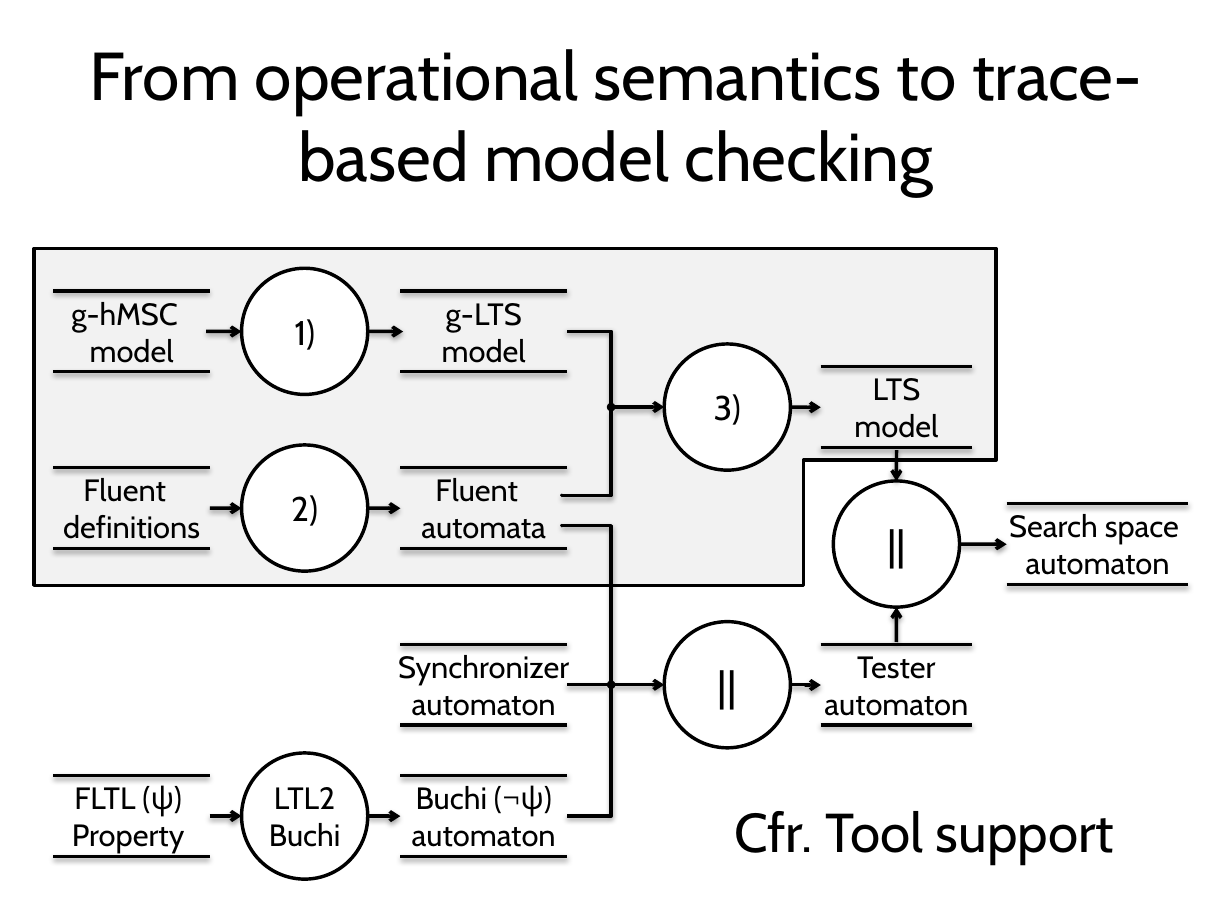
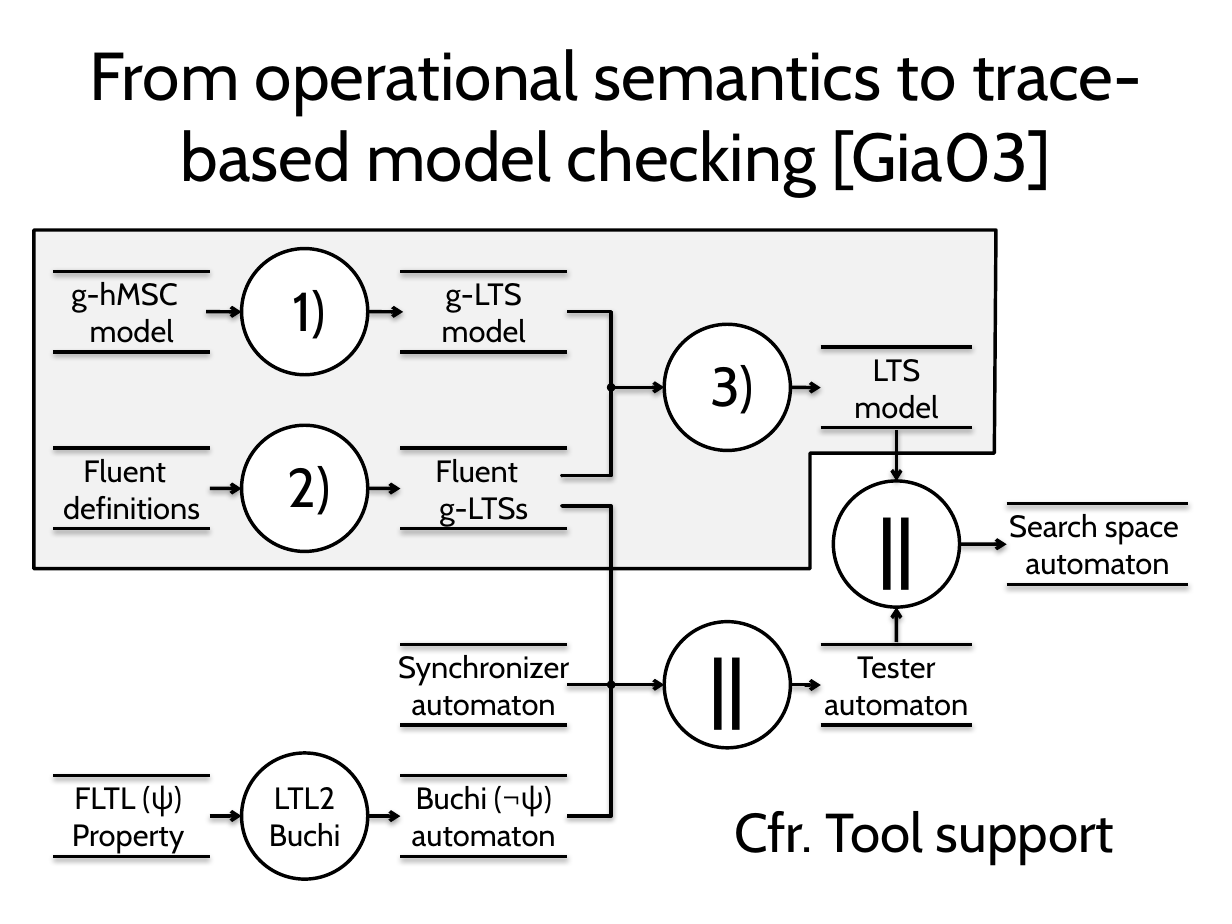
Before and after one commit to blambeau/phd, a slide deck: slide 33 of private-defense/slides.pptx (slide 30 before the commit). Drawn at 1232x924 pixels with LibreOffice and Linux fonts; fonts in the diff are those of the drawing. Boxes give left, top, right and bottom in pixels: in the first picture for what was removed or moved away, otherwise in the second. Text is boxed around its words. In the diff, an @@ line names an element or a change of style, - is before the commit and + after.

```diff
--- a/private-defense/slides.pptx
+++ b/private-defense/slides.pptx
@@ title at bbox=[90, 49, 1142, 196]: text changed @@
-From operational semantics to trace-based model checking
+From operational semantics to trace-based model checking [Gia03]
@@ size 20 to 32 pt in 3 elements at bbox=[241, 249, 367, 375], bbox=[241, 425, 367, 551], bbox=[664, 324, 790, 450] @@
@@ 10 lines, 6 ellipses, 5 texts, 5 arrows, 2 elbow lines, 1 freeform shape, 1 elbow arrow: place and size @@
-10 lines, 6 ellipses, 5 texts, 5 arrows, 2 elbow lines, 1 freeform shape, 1 elbow arrow at bbox=[34, 249, 997, 585]
+10 lines, 6 ellipses, 5 texts, 5 arrows, 2 elbow lines, 1 freeform shape, 1 elbow arrow at bbox=[34, 230, 997, 569]
@@ arrow moved from (897, 450) - (897, 480) to (897, 430) - (897, 480) @@
@@ text at bbox=[439, 497, 528, 525]: text changed @@
-automata
+g-LTSs
@@ elbow line moved from (562, 526) - (611, 683) to (562, 506) - (611, 683) @@
@@ ellipse "||" at bbox=[833, 480, 958, 606]: size 24 to 44 pt, bold on @@
@@ ellipse "||" at bbox=[664, 622, 790, 748]: size 24 to 44 pt, bold on @@
```
Also in this commit, not shown: 12 other slides changed, 12 slides added, 6 slides removed.
